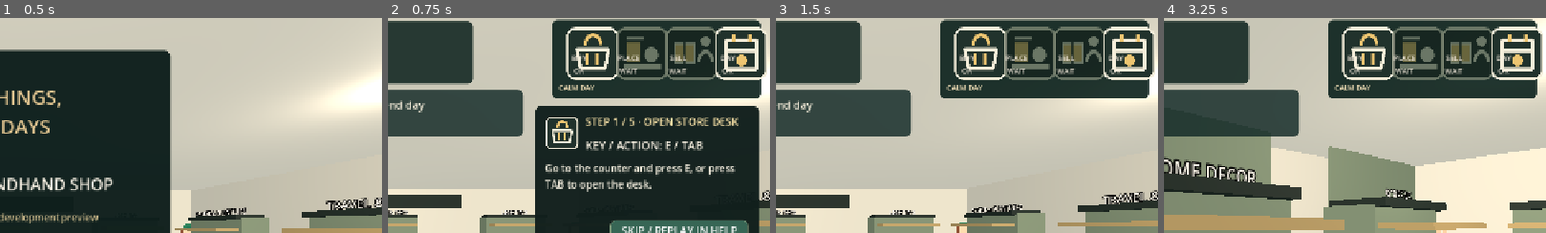
Above: before the commit, frames 1-4 (left to right).
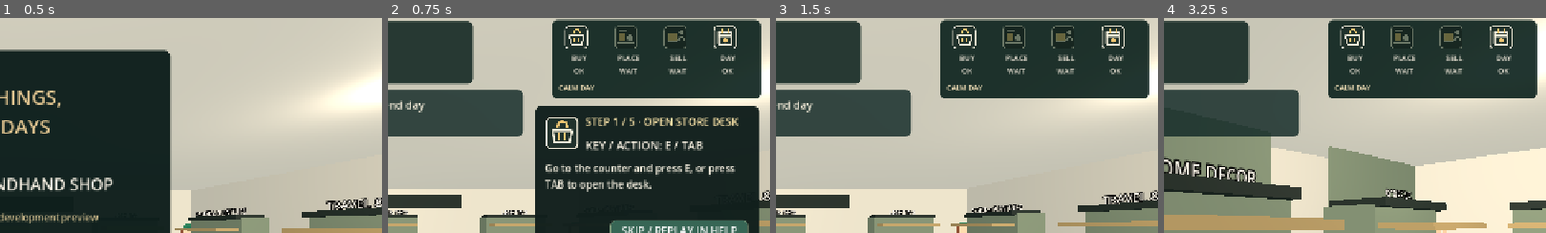
Above: after the commit, the same moments.

Repository: linyingxuan78-glitch/LCG-P05-Old-Things-New-Days
Game: Godot game, scene res://main.tscn
The game is run twice, just before and just after one commit, with the same random seed, the same clock (stepped at 60 frames per second) and the same inputs.
Inputs (mouse positions are % of the whole screen's width and height, from its top left):
- Up to frame 1 (0.5 s): no input
- Up to frame 2 (0.75 s): click "NEW GAME" at 0.5 s
- Up to frame 3 (1.5 s): click "SKIP / REPLAY IN HELP" at 1.25 s
- Up to frame 4 (3.25 s): tap Enter at 2, 2.1 s; move the mouse to (55, 50) at 2.02 s; hold W from 2.03 s (still down); click (55, 50) at 2.17 s; tap Space at 2.27, 3.02 s; move the mouse to (45, 50) at 2.77 s; tap Keypad Enter at 2.85 s
The pictures show only the part of the screen within x 50-100%, y 2-52%; the shares and areas given below are measured in that part.

Frame 1 is identical in both runs. In frame 2, 6.3% of the frame differs, in the area x 46-100%, y 3-29%; in frame 3, 6.3%; in frame 4, 6.4%.

Commit message:
fix(ui): constrain 96px pictogram art to 42px HUD icon slots

Diff:
--- a/scripts/shop.gd
+++ b/scripts/shop.gd
@@ -1123,9 +1123,12 @@
         image.position = Vector2(20 + icon_id * 83, 8)
         image.size = Vector2(42, 42)
         image.expand_mode = TextureRect.EXPAND_IGNORE_SIZE
-        image.stretch_mode = TextureRect.STRETCH_KEEP_ASPECT_CENTERED
+        # The source pictograms are 96x96. Scale explicitly into the 42px slot;
+        # keep-aspect rendering left their native size over the status captions.
+        image.stretch_mode = TextureRect.STRETCH_SCALE
         image.mouse_filter = Control.MOUSE_FILTER_IGNORE
         pictogram_panel.add_child(image)
+        image.size = Vector2(42, 42)
         pictogram_icons.append(image)
         var caption := _text(pictogram_panel, Vector2(8 + icon_id * 83, 54), Vector2(75, 35), 12, Color("f5ecde"))
         caption.horizontal_alignment = HORIZONTAL_ALIGNMENT_CENTER
